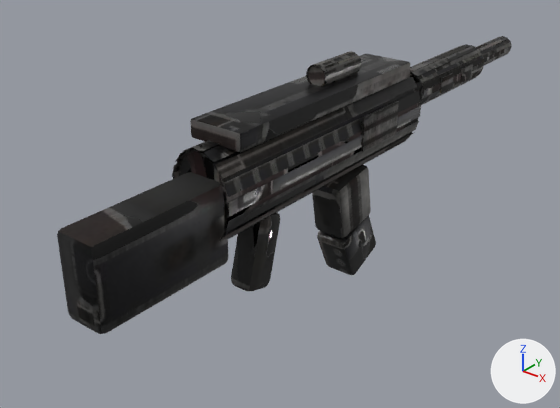
The glTF model Sandbox/GameData/Models/Weapons/defender_auto_heavy_round_rifle.glb as it was, and as the next commit left it.
One viewpoint serves both versions: a 50 mm camera at (0.587, -0.802, 0.411) aimed at (-0.067, 0.015, -0.096). Every picture has the same lights, and +X, +Y and +Z are marked at lower right. The picture after the commit comes second. Vertices at exactly the same position are counted once.

Names of what the first picture shows: 'defender_auto_heavy_round_rifle'.
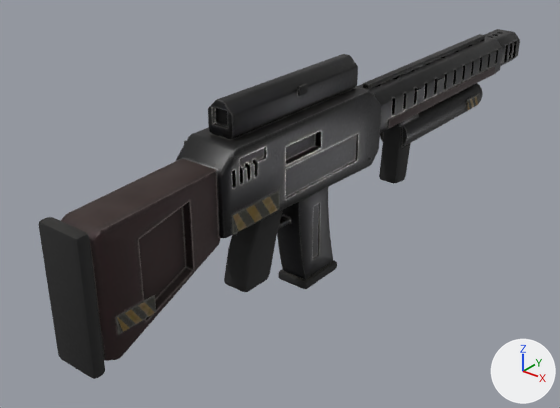
Changed parts and their boxes (x1, y1, x2, y2) in the pictures (560 x 408 px; the box of a moved part takes in the faces that stretch with it):
'defender_auto_heavy_round_rifle', surface changed, reshaped (17% taller): before (57, 36, 512, 334); after (39, 29, 520, 379)
part 1 of me_defender_auto_heavy_round_rifle, moved or reshaped (not visible afterwards): before (361, 101, 399, 152)
part 2 of me_defender_auto_heavy_round_rifle, moved or reshaped: before (190, 54, 410, 152); after (298, 84, 308, 96)
part 3 of me_defender_auto_heavy_round_rifle, rebuilt (18% narrower, 10% shorter): before (172, 74, 421, 241); after (176, 87, 381, 238)
part 4 of me_defender_auto_heavy_round_rifle, rebuilt: before (410, 44, 484, 106); after (356, 37, 503, 133)
part 5 of me_defender_auto_heavy_round_rifle, rebuilt (7% narrower, 25% taller): before (57, 172, 228, 334); after (61, 159, 220, 361)
part 6 of me_defender_auto_heavy_round_rifle, rebuilt: before (231, 212, 280, 291); after (224, 210, 283, 292)
part 7 of me_defender_auto_heavy_round_rifle, deleted: before (306, 51, 361, 87)
part 8 of me_defender_auto_heavy_round_rifle, deleted: before (317, 216, 376, 275)
part 9 of me_defender_auto_heavy_round_rifle, deleted: before (440, 73, 454, 93)
part 10 of me_defender_auto_heavy_round_rifle, deleted: before (312, 165, 371, 238)
part 11 of me_defender_auto_heavy_round_rifle, deleted: before (460, 64, 473, 83)
part 12 of me_defender_auto_heavy_round_rifle, built on: before (475, 36, 512, 66); after (39, 29, 520, 379)

The change, as a list of edits to the scene's bpy script:
```text
Add img_defender_auto_heavy_round_rifle_normal:
    img_defender_auto_heavy_round_rifle_normal = load_image('defender_auto_heavy_round_rifle_Normal', '_unpacked/defender_auto_heavy_round_rifle_Normal', 1024, 1024, 'Non-Color')
Change mat_weapon:
    remove # nodes: BsdfPrincipled, Mix, OutputMaterial, SeparateColor, TexImage x2, VertexColor
    nodes: BsdfPrincipled, NormalMap, OutputMaterial, SeparateColor, TexImage x3
    uses the picture img_defender_auto_heavy_round_rifle_normal
Change me_defender_auto_heavy_round_rifle:
    used by ob_defender_auto_heavy_round_rifle; location = (0.0, 0.0, 0.0)
    remove me_defender_auto_heavy_round_rifle.from_pydata(...)  # 1344 vertices, 2640 faces; spans x -0.046..0.049, y -0.4..0.613, z -0.219..0.131
    add me_defender_auto_heavy_round_rifle.from_pydata(...)  # 3062 vertices, 6053 faces; spans x -0.039..0.04, y -0.417..0.62, z -0.184..0.13
    me_defender_auto_heavy_round_rifle part 1: the loose piece of 56 vertices spanning x 0.045..0.049, y 0.055..0.145, z 0.005..0.055 is multiplied about its middle by the matrix ((7.002, 0.0, 0.0), (0.0, 0.0, -4.168), (0.0, 0.109, 0.0)), then moved by (-0.047, -0.15, 0.051)
    me_defender_auto_heavy_round_rifle part 2: the loose piece of 56 vertices spanning x -0.04..0.04, y -0.19..0.19, z 0.078..0.103 is multiplied about its middle by the matrix ((0.038, 0.0, 0.0), (0.0, 0.0, -0.701), (0.0, 0.029, 0.0)), then moved by (0.022, -0.05, 0.025)
    me_defender_auto_heavy_round_rifle part 3: the loose piece of 224 vertices spanning x -0.046..0.046, y -0.219..0.219, z -0.042..0.082 is rebuilt with 197 vertices and now spans x -0.038..0.038, y -0.22..0.12, z -0.035..0.085
    me_defender_auto_heavy_round_rifle part 4: the loose piece of 224 vertices spanning x -0.031..0.031, y 0.254..0.466, z 0.004..0.066 is rebuilt with 603 vertices and now spans x -0.034..0.034, y 0.11..0.537, z 0.001..0.067
    me_defender_auto_heavy_round_rifle part 5: the loose piece of 56 vertices spanning x -0.03..0.03, y -0.4..-0.2, z -0.065..0.045 is rebuilt with 92 vertices and now spans x -0.03..0.03, y -0.4..-0.214, z -0.104..0.065
    me_defender_auto_heavy_round_rifle part 6: the loose piece of 56 vertices spanning x -0.02..0.02, y -0.155..-0.085, z -0.146..-0.034 is rebuilt with 151 vertices and now spans x -0.019..0.019, y -0.165..-0.081, z -0.133..-0.031
    me_defender_auto_heavy_round_rifle part 7: the loose piece of 224 vertices spanning x -0.016..0.016, y 0.007..0.093, z 0.099..0.131 is deleted
    me_defender_auto_heavy_round_rifle part 8: the loose piece of 56 vertices spanning x -0.027..0.027, y 0.052..0.148, z -0.219..-0.121 is deleted
    me_defender_auto_heavy_round_rifle part 9: the loose piece of 56 vertices spanning x 0.03..0.032, y 0.31..0.35, z 0.023..0.047 is deleted
    me_defender_auto_heavy_round_rifle part 10: the loose piece of 56 vertices spanning x -0.027..0.027, y 0.034..0.126, z -0.14..-0.04 is deleted
    me_defender_auto_heavy_round_rifle part 11: the loose piece of 56 vertices spanning x 0.03..0.032, y 0.38..0.42, z 0.023..0.047 is deleted
    me_defender_auto_heavy_round_rifle part 12: 224 vertices removed from x -0.018..0.018, y 0.447..0.613, z 0.017..0.053; 1875 vertices added at x -0.039..0.04, y -0.417..0.62, z -0.184..0.13
    other edits to the shape of me_defender_auto_heavy_round_rifle do not show in these pictures
```
